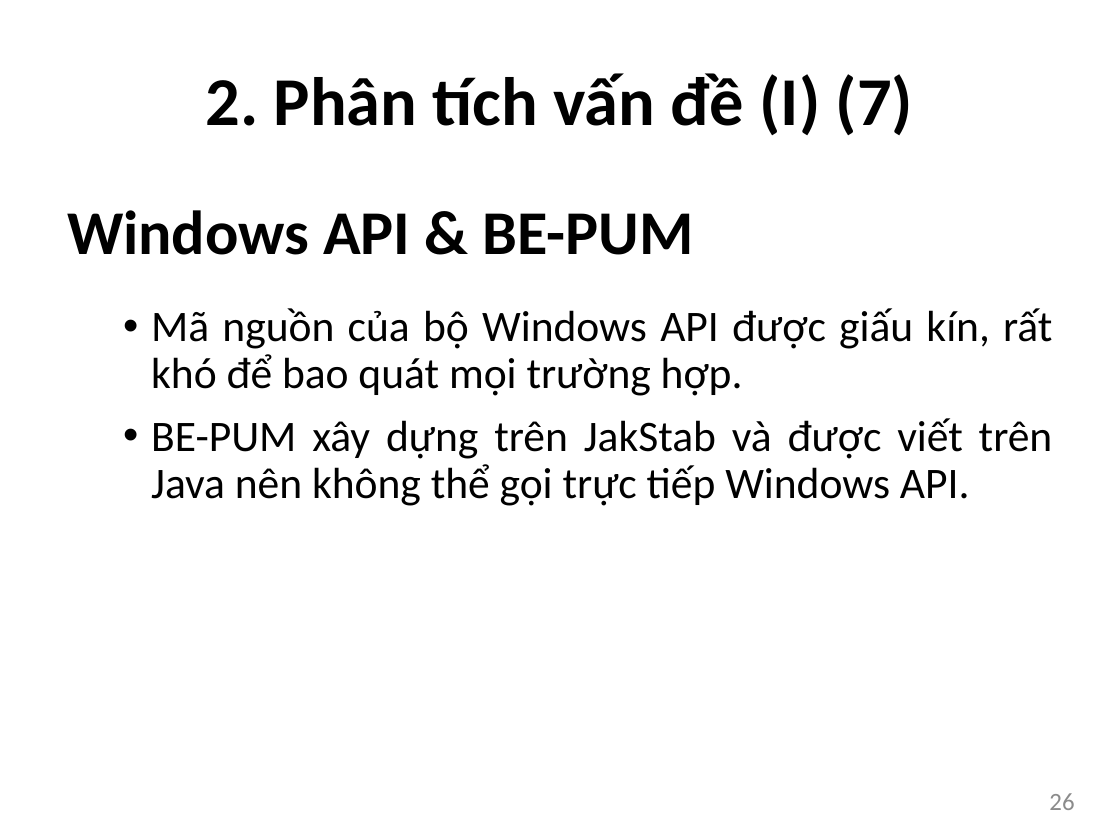
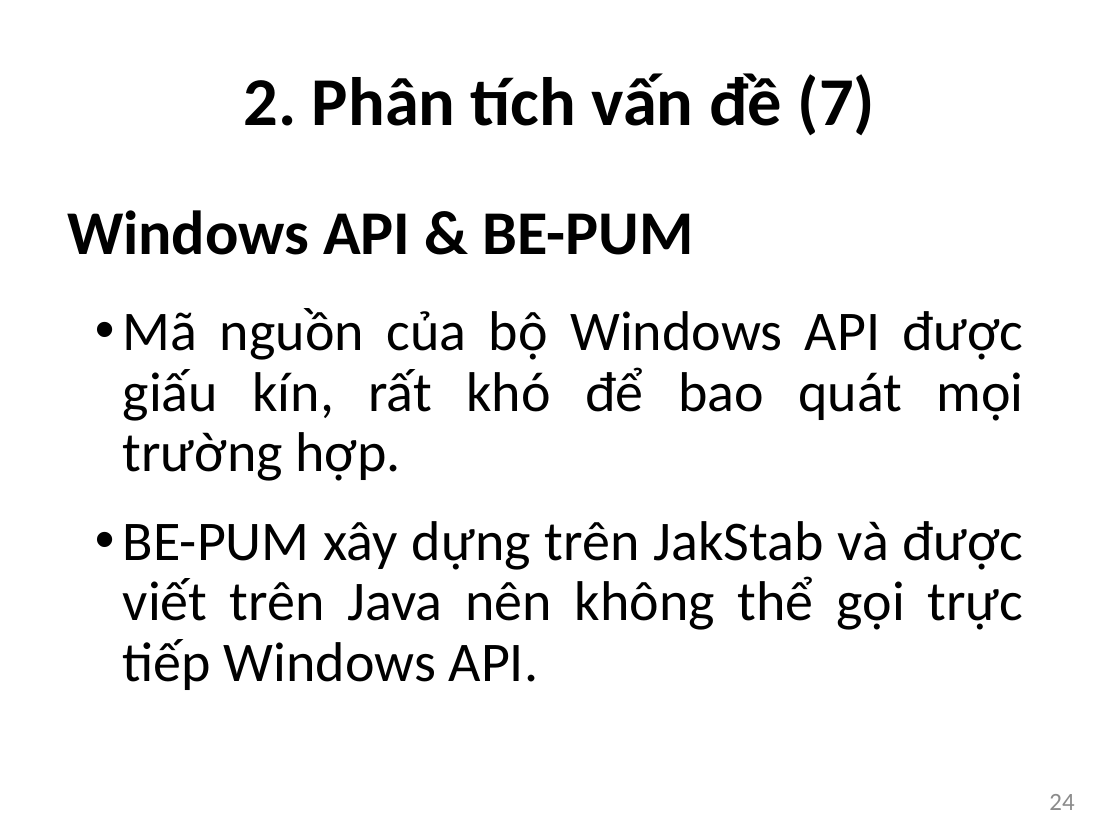
Before and after one commit to bntam/LVTN, a slide deck: slide 24 of Slide/Slide.pptx (slide 26 before the commit). Drawn at 1120x840 pixels with LibreOffice and Linux fonts; fonts in the diff are those of the drawing. Boxes give left, top, right and bottom in pixels: in the first picture for what was removed or moved away, otherwise in the second. Text is boxed around its words. In the diff, an @@ line names an element or a change of style, - is before the commit and + after.

```diff
--- a/Slide/Slide.pptx
+++ b/Slide/Slide.pptx
@@ text at (244, 73, 875, 135): text changed @@
-2. Phân tích vấn đề (I) (7)
+2. Phân tích vấn đề (7)
@@ text "Mã nguồn của bộ Windows ...": place and size @@
-text "Mã nguồn của bộ Windows ..." at (151, 308, 1053, 506)
+text "Mã nguồn của bộ Windows ..." at (123, 308, 1024, 690)
@@ text "Mã nguồn của bộ Windows ..." at (123, 308, 1024, 690): size 28 to 36 pt; more space between paragraphs @@
@@ page number at (1049, 794, 1074, 810): text changed @@
-26
+24
```
Also in this commit, not shown: 53 other slides changed, 7 slides added, 34 slides removed.
